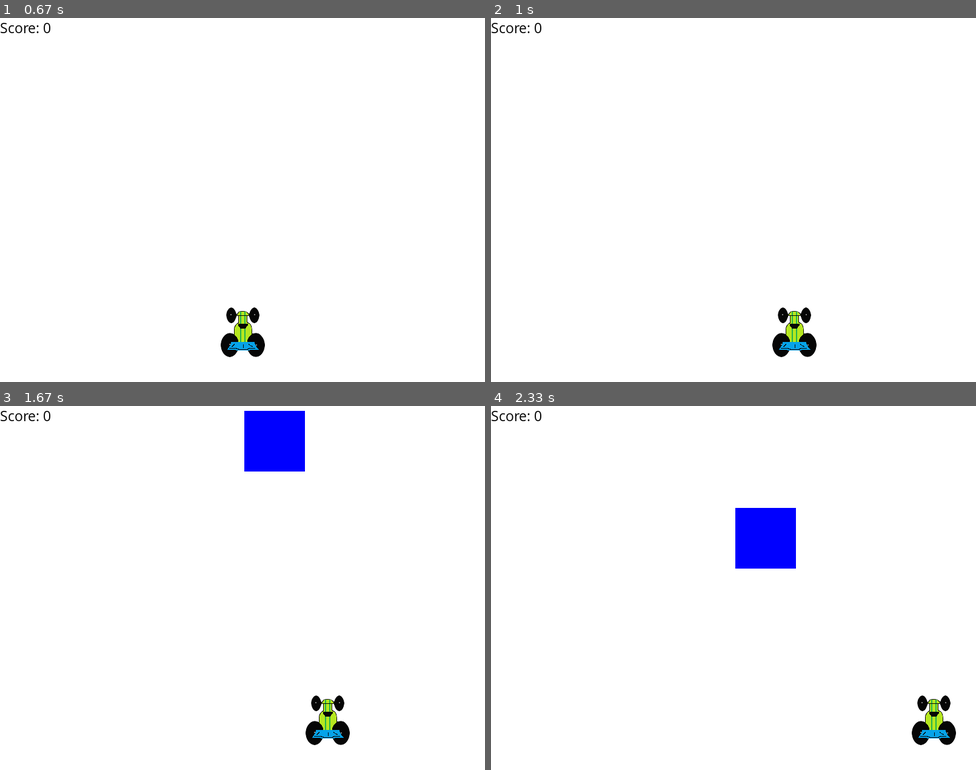
Above: before the commit, frames 1-4 (two rows, left to right).
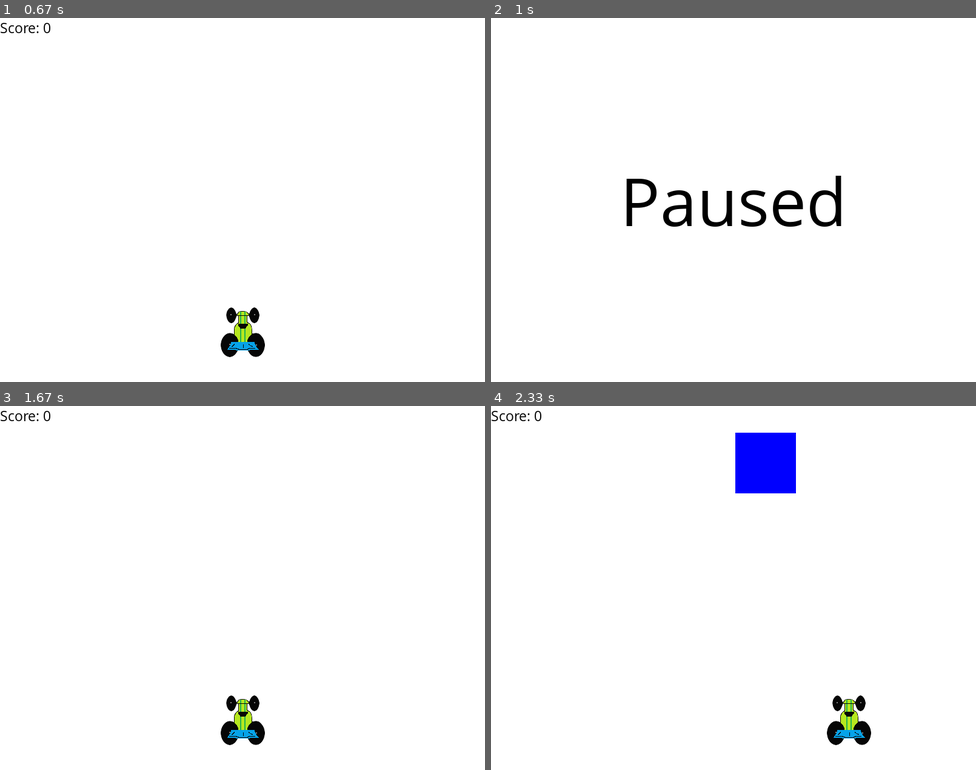
Above: after the commit, the same moments.

Repository: davidjamesbutton/pygame-sentdex
Game: pygame game, started from main.py
Two runs of this game, one before a commit and one after it. Both use one fixed random seed, a clock stepped at 60 frames per second and the inputs below.
Inputs (mouse positions are in pixels of both pictures, inside the frame that each line leads up to):
- Up to frame 1 (0.67 s): click "Start" at 0.38 s
- Up to frame 2 (1 s): hold P from 0.67 s (still down); hold Right from 0.67 s (still down); move the mouse to (733, 221) at 0.7 s
- Up to frame 3 (1.67 s): release P at 1.13 s; release Right at 1.13 s; hold P 1.17-1.63 s
- Up to frame 4 (2.33 s): hold Right 1.67-2.13 s; hold Right from 2.17 s (still down)

Frame 1 is identical in both runs. In frame 2, 2.8% of the frame differs, in the area x 0-73%, y 1-94%; in frame 3, 3.7%; in frame 4, 5.8%, in the area x 50-96%, y 7-94%.

Commit message:
Tutorial 17 - Paused function

Diff:
--- a/main.py
+++ b/main.py
@@ -29,8 +29,8 @@
 
 car_img = pygame.image.load('racecar.png')
 
-def draw_background():
-    game_display.fill(COLOUR_WHITE)
+def draw_background(colour):
+    game_display.fill(colour)
 
 def draw_block(block_rect):
     pygame.draw.rect(game_display, COLOUR_BLUE, block_rect)
@@ -85,6 +85,23 @@
 def game_quit():
     pygame.quit()
     quit()
+
+def pause():
+    paused = True
+    while paused:
+
+        for event in pygame.event.get():
+            if event.type == pygame.QUIT:
+                game_quit()
+            if event.type == pygame.KEYDOWN:
+                if event.key == pygame.K_p:
+                    paused = False
+
+        draw_background(COLOUR_WHITE)
+        draw_large_message("Paused")
+
+        pygame.display.update()
+        clock.tick(FPS)
 
 def game_intro():
     button_width = 100
@@ -106,7 +123,7 @@
                 if event.key == pygame.K_SPACE:
                     intro = False
 
-        draw_background()
+        draw_background(COLOUR_WHITE)
         draw_large_message(DISPLAY_CAPTION)
 
         button(button1_text_surface, button1_rect, COLOUR_DARK_GREEN, COLOUR_GREEN, game_loop)
@@ -137,6 +154,9 @@
         for event in pygame.event.get():
             if event.type == pygame.QUIT:
                 game_quit()
+            if event.type == pygame.KEYDOWN:
+                if event.key == pygame.K_p:
+                    pause()
 
         keys = pygame.key.get_pressed()
 
@@ -176,7 +196,7 @@
 
         ### DRAW GAME STATE
 
-        draw_background()
+        draw_background(COLOUR_WHITE)
         draw_car(car_rect)
         draw_block(block_rect)
         draw_score(score)
@@ -186,4 +206,3 @@
         clock.tick(FPS)
 
 game_intro()
-game_loop()
